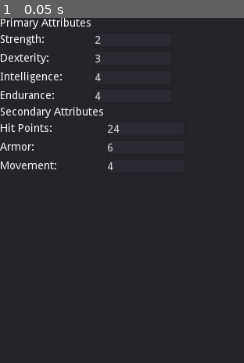
Above: before the commit, frame 1.
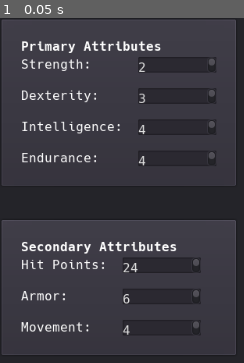
Above: after the commit, the same moment.

Repository: duckinator/ui-builder
Game: Godot game, scene res://UIBuilder.tscn
Same seed, same stepped clock (60 frames per second), same inputs: the game is played once before the commit and once after it.
Inputs:
- Up to frame 1 (0.05 s): no input

The runs differ from the first frame. In frame 1, 45% of the frame differs, in the area x 0-97%, y 0-98%.

Commit message:
hooray, it works! and looks pretty nice!

Diff:
--- /dev/null
+++ b/src/Section.tscn
@@ -0,0 +1,33 @@
+[gd_scene load_steps=3 format=2]
+
+[sub_resource type="DynamicFontData" id=1]
+font_path = "res://fonts/Hack-Bold.ttf"
+
+[sub_resource type="DynamicFont" id=2]
+font_data = SubResource( 1 )
+
+[node name="Section" type="PanelContainer"]
+anchor_bottom = 1.0
+__meta__ = {
+"_edit_use_anchors_": false
+}
+
+[node name="MarginContainer" type="MarginContainer" parent="."]
+margin_left = 7.0
+margin_top = 7.0
+margin_right = 47.0
+margin_bottom = 593.0
+custom_constants/margin_right = 20
+custom_constants/margin_top = 20
+custom_constants/margin_left = 20
+custom_constants/margin_bottom = 20
+
+[node name="VBoxContainer" type="VBoxContainer" parent="MarginContainer"]
+margin_left = 20.0
+margin_top = 20.0
+margin_right = 20.0
+margin_bottom = 566.0
+
+[node name="Title" type="Label" parent="MarginContainer/VBoxContainer"]
+margin_bottom = 2.0
+custom_fonts/font = SubResource( 2 )
--- a/src/UIBuilder.gd
+++ b/src/UIBuilder.gd
@@ -1,29 +1,51 @@
 extends Control
 
-func _ready():
-	var items = [
+const HSD_APP = [
+	["section", "Primary Attributes", [
 		["grid", {"columns": 2}, [
-			["label", {}, "Primary Attributes"], null,
 			["label", {}, "Strength:"],     ["input", {"id": "strength"},     "2"],
 			["label", {}, "Dexterity:"],    ["input", {"id": "dexterity"},    "3"],
 			["label", {}, "Intelligence:"], ["input", {"id": "intelligence"}, "4"],
 			["label", {}, "Endurance:"],    ["input", {"id": "endurance"},    "4"],
-		]],
+	]]]],
+	["section", "Secondary Attributes", [
 		["grid", {"columns": 2}, [
-			["label", {}, "Secondary Attributes"], null,
 			["label", {}, "Hit Points:"], ["input", {"id": "hit-points"}, "24"],
 			["label", {}, "Armor:"],      ["input", {"id": "armor"},      "6"],
 			["label", {}, "Movement:"],   ["input", {"id": "movement"},   "4"],
-		]]
-	]
+	]]]]
+]
 
+const FUNC_MAP = {
+	"grid": "add_grid",
+	"input": "add_input",
+	"label": "add_label",
+	"section": "add_section",
+}
+
+func _ready():
+	build(HSD_APP)
+
+func build(items):
 	for item in items:
 		add($Container, item)
 
 func add(parent, item):
-	# FIXME: stop using funcref() in such an insecure way.
-	var fn = funcref(self, "add_" + item[0])
+	var fn = funcref(self, FUNC_MAP[item[0]])
 	fn.call_func(parent, item[1], item[2])
+
+func add_section(parent, title_text, items):
+	var section = load("res://Section.tscn").instance()
+	parent.add_child(section)
+	var vbox = section.get_node('MarginContainer/VBoxContainer')
+	var title = vbox.get_node('Title')
+	section.anchor_right = ANCHOR_END
+	section.anchor_bottom = ANCHOR_END
+
+	title.text = title_text
+
+	for idx in range(0, len(items)):
+		add(vbox, items[idx])
 
 func add_grid(parent, attrs, items):
 	var grid = GridContainer.new()
--- a/src/UIBuilder.tscn
+++ b/src/UIBuilder.tscn
@@ -1,11 +1,27 @@
-[gd_scene load_steps=2 format=2]
+[gd_scene load_steps=5 format=2]
 
 [ext_resource path="res://UIBuilder.gd" type="Script" id=1]
+
+[sub_resource type="DynamicFontData" id=2]
+font_path = "res://fonts/Hack-Regular.ttf"
+
+[sub_resource type="DynamicFont" id=3]
+font_data = SubResource( 2 )
+
+[sub_resource type="Theme" id=1]
+default_font = SubResource( 3 )
+GridContainer/constants/hseparation = 20
+GridContainer/constants/vseparation = 20
+Panel/styles/panel = null
 
 [node name="UIBuilder" type="Control"]
 anchor_right = 1.0
 anchor_bottom = 1.0
+theme = SubResource( 1 )
 script = ExtResource( 1 )
+__meta__ = {
+"_edit_use_anchors_": false
+}
 
 [node name="Panel" type="Panel" parent="."]
 anchor_right = 1.0
@@ -14,3 +30,7 @@
 [node name="Container" type="VBoxContainer" parent="."]
 margin_right = 40.0
 margin_bottom = 40.0
+custom_constants/separation = 40
+__meta__ = {
+"_edit_use_anchors_": false
+}
Binary file added: src/fonts/Hack-Bold.ttf
Binary file added: src/fonts/Hack-BoldItalic.ttf
Binary file added: src/fonts/Hack-Italic.ttf
Binary file added: src/fonts/Hack-Regular.ttf
Not shown, added: src/fonts/LICENSE.md
